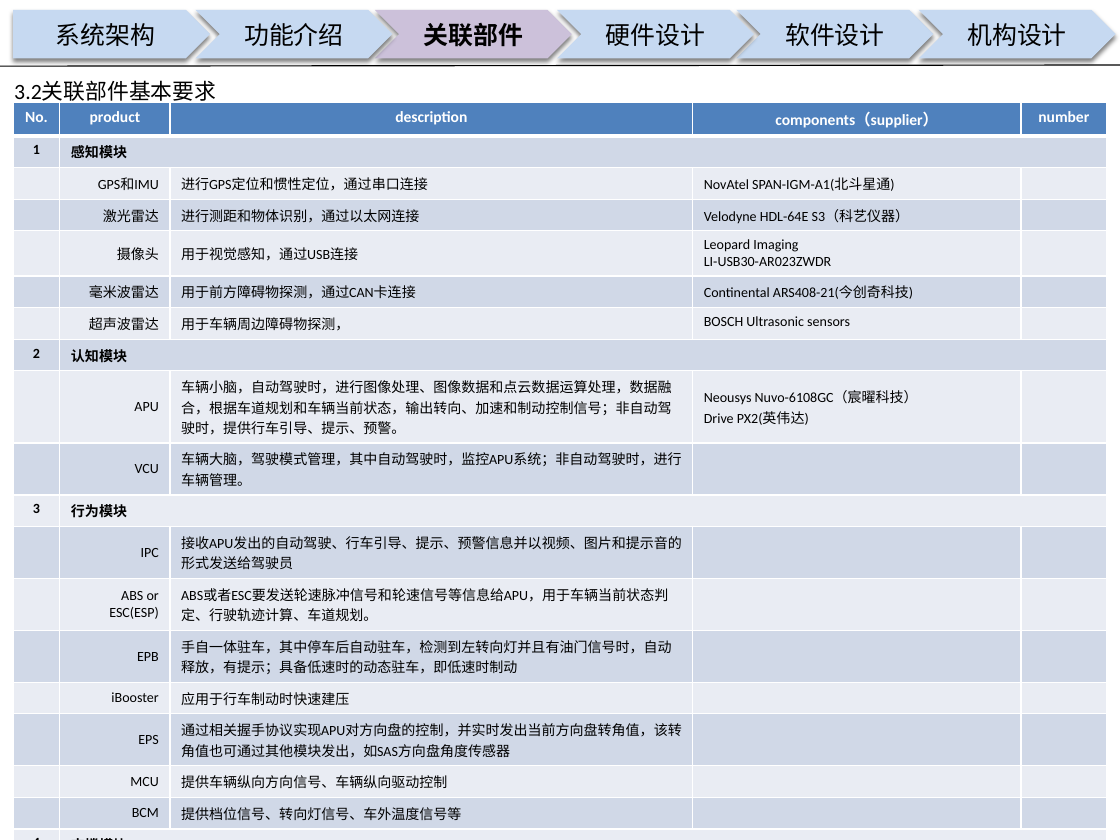
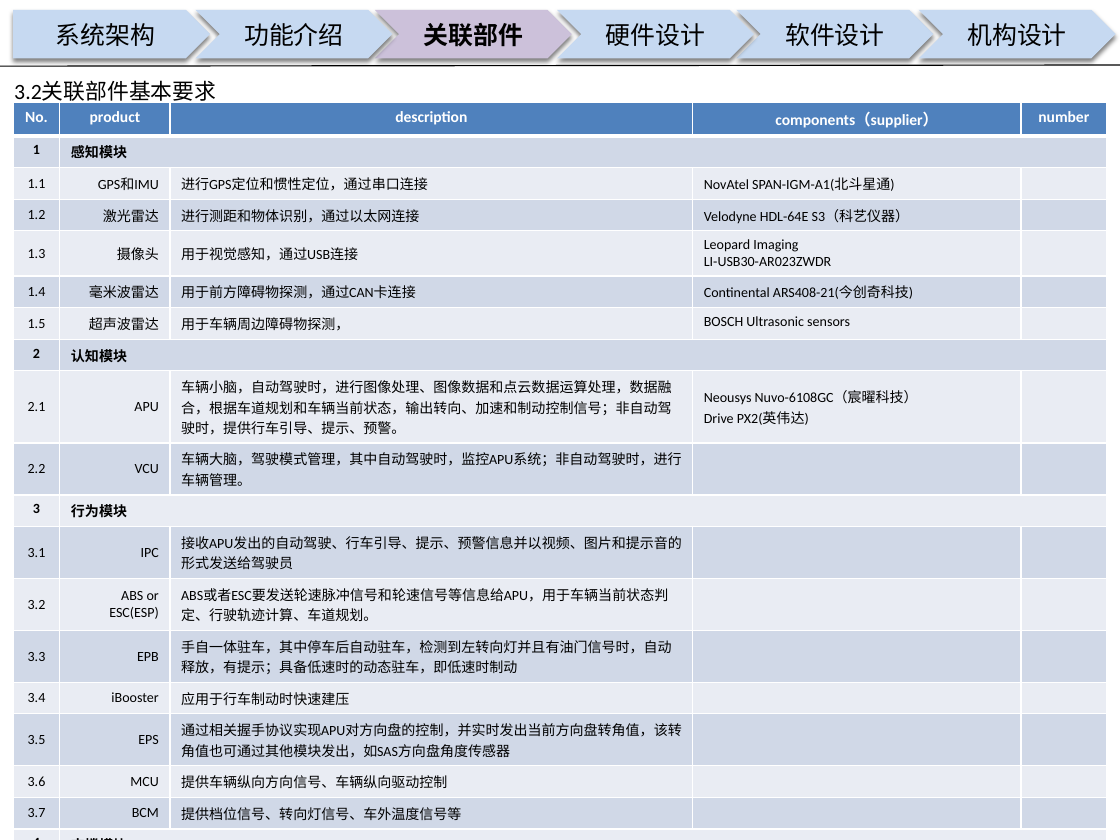
Before and after one commit to guruquan887/VAD01, a slide deck: slide 7 of 01需求分析/docs/specs/00APU设计构想书-VAD01-20180126.pptx. Drawn at 1120x840 pixels with LibreOffice and Linux fonts; fonts in the diff are those of the drawing; background and template pictures are left out. Boxes give left, top, right and bottom in pixels: in the first picture for what was removed or moved away, otherwise in the second. Text is boxed around its words. In the diff, an @@ line names an element or a change of style, - is before the commit and + after.

```diff
--- a/01需求分析/docs/specs/00APU设计构想书-VAD01-20180126.pptx
+++ b/01需求分析/docs/specs/00APU设计构想书-VAD01-20180126.pptx
@@ table at (13, 103, 1108, 828) @@
-row 3, column 1: 
+row 3, column 1: 1.1
-row 4, column 1: 
+row 4, column 1: 1.2
-row 5, column 1: 
+row 5, column 1: 1.3
-row 6, column 1: 
+row 6, column 1: 1.4
-row 7, column 1: 
+row 7, column 1: 1.5
-row 9, column 1: 
+row 9, column 1: 2.1
-row 10, column 1: 
+row 10, column 1: 2.2
-row 12, column 1: 
+row 12, column 1: 3.1
-row 13, column 1: 
+row 13, column 1: 3.2
-row 14, column 1: 
+row 14, column 1: 3.3
-row 15, column 1: 
+row 15, column 1: 3.4
-row 16, column 1: 
+row 16, column 1: 3.5
-row 17, column 1: 
+row 17, column 1: 3.6
-row 18, column 1: 
+row 18, column 1: 3.7
-row 20, column 1: 
+row 20, column 1: 4.1
```
Also in this commit, not shown: 9 other slides changed, 3 slides added, 1 other file.
